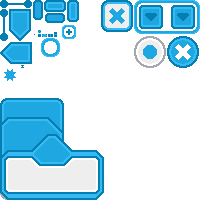
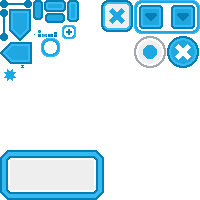
The second 200 x 200 image is a revision of the first. Changes to its layers:
painted on "window-03" over box(4, 134, 100, 194)
hid "window-02" over box(0, 117, 64, 181)
hid "window-01" over box(0, 98, 64, 200)
